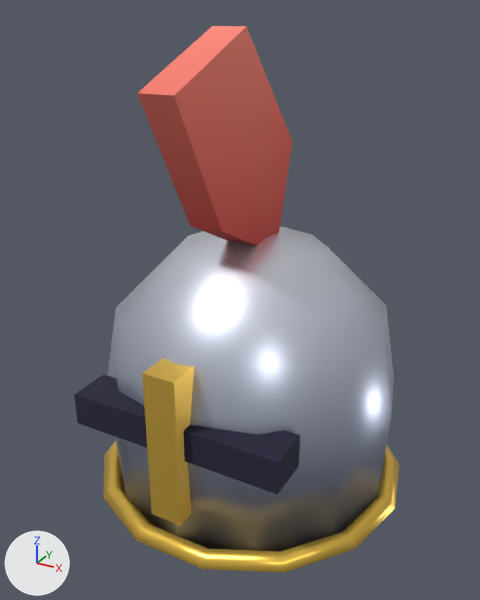
Renders of the glTF model assets/models/kit/armor/helm_knight.glb from each side of a commit.
Before and after are seen from a 50 mm camera at (0.272, -0.518, 0.343) aimed at (-0.016, 0.006, 0.081). The lights are fixed; the arrows at lower left show +X, +Y and +Z. The older version comes first. Vertices at exactly the same position are counted once.

Objects in the first picture: 'helm_knight'.
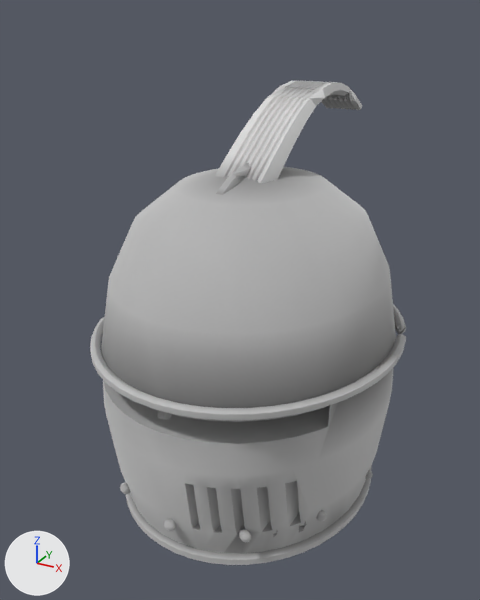
What differs and where, as boxes [x1, y1, x2, y2] in the pictures (480 x 600 px):
'helm_knight', reshaped, recoloured (11% shorter)
    before: [74, 26, 399, 573]
    after: [90, 81, 406, 565]
part 1 of me_helm_knight, added
    after: [365, 469, 373, 479]
part 2 of me_helm_knight, added
    after: [316, 510, 327, 521]
part 3 of me_helm_knight, added
    after: [239, 529, 251, 542]
part 4 of me_helm_knight, added
    after: [164, 519, 175, 531]
part 5 of me_helm_knight, added
    after: [120, 483, 131, 494]
part 6 of me_helm_knight, rebuilt
    before: [103, 440, 399, 573]
    after: [125, 465, 372, 565]
part 7 of me_helm_knight, rebuilt (19% taller)
    before: [107, 227, 394, 551]
    after: [101, 167, 396, 554]
part 8 of me_helm_knight, deleted
    before: [74, 374, 300, 495]
part 9 of me_helm_knight, reshaped
    before: [137, 26, 292, 526]
    after: [90, 81, 406, 420]

What changed in the scene script:
```text
Add mat_g_metal_brass:
    mat_g_metal_brass = bpy.data.materials.new('G_Metal_Brass')
    # nodes: BsdfPrincipled, Mix, OutputMaterial, VertexColor
    # colours: white #e7e7e7, mixed with the vertex colours
Add mat_g_cloth:
    mat_g_cloth = bpy.data.materials.new('G_Cloth')
    # nodes: BsdfPrincipled, Mix, OutputMaterial, VertexColor
    # colours: white #e7e7e7, mixed with the vertex colours
Add mat_g_metal_iron:
    mat_g_metal_iron = bpy.data.materials.new('G_Metal_Iron')
    # nodes: BsdfPrincipled, Mix, OutputMaterial, VertexColor
    # colours: white #e7e7e7, mixed with the vertex colours
Change me_helm_knight:
    used by ob_helm_knight; location = (0.0, 0.0, 0.0)
    remove me_helm_knight.from_pydata(...)  # 132 vertices, 248 faces; spans x -0.158..0.158, y -0.155..0.154, z -0.112..0.33
    remove me_helm_knight.materials.append(mat_tr_matte)
    remove me_helm_knight.materials.append(mat_tr_metal)
    add me_helm_knight.from_pydata(...)  # 2636 vertices, 5188 faces; spans x -0.145..0.145, y -0.164..0.222, z -0.111..0.275
    me_helm_knight part 1: a new loose piece, a UV sphere (8 segments, 5 rings, poles along z) spanning x 0.1217..0.1331, y -0.0034..0.0034, z -0.076..-0.064, in mat_g_metal_iron
    me_helm_knight part 2: a new loose piece, a UV sphere (8 segments, 5 rings, poles along z) spanning x 0.1046..0.116, y -0.0784..-0.0716, z -0.076..-0.064, in mat_g_metal_iron
    me_helm_knight part 3: a new loose piece, a UV sphere (8 segments, 5 rings, poles along z) spanning x 0.058..0.0694, y -0.1333..-0.1265, z -0.076..-0.064, in mat_g_metal_iron
    me_helm_knight part 4: a new loose piece, a UV sphere (8 segments, 5 rings, poles along z) spanning x -0.0057..0.0057, y -0.1534..-0.1466, z -0.076..-0.064, in mat_g_metal_iron
    me_helm_knight part 5: a new loose piece, a UV sphere (8 segments, 5 rings, poles along z) spanning x -0.0694..-0.058, y -0.1333..-0.1265, z -0.076..-0.064, in mat_g_metal_iron
    me_helm_knight part 6: the loose piece of 56 vertices spanning x -0.158..0.158, y -0.154..0.154, z -0.112..-0.088 is rebuilt with 292 vertices and now spans x -0.126..0.126, y -0.143..0.143, z -0.111..-0.099, in mat_g_metal_brass
    me_helm_knight part 7: the loose piece of 50 vertices spanning x -0.145..0.145, y -0.145..0.145, z -0.1..0.155 is rebuilt with 1109 vertices and now spans x -0.138..0.138, y -0.157..0.157, z -0.11..0.215, in mat_g_metal_iron
    me_helm_knight part 8: the loose piece of 8 vertices spanning x -0.1..0.1, y -0.145..-0.105, z 0.0..0.03 is deleted
    me_helm_knight part 9: 18 vertices removed from x -0.015..0.015, y -0.155..0.05, z -0.06..0.33; 827 vertices added at x -0.145..0.145, y -0.164..0.222, z 0.04..0.275
    other edits to the shape of me_helm_knight do not show in these pictures
    add me_helm_knight.materials.append(mat_g_metal_iron)
    add me_helm_knight.materials.append(mat_g_metal_brass)
    add me_helm_knight.materials.append(mat_g_cloth)
```
